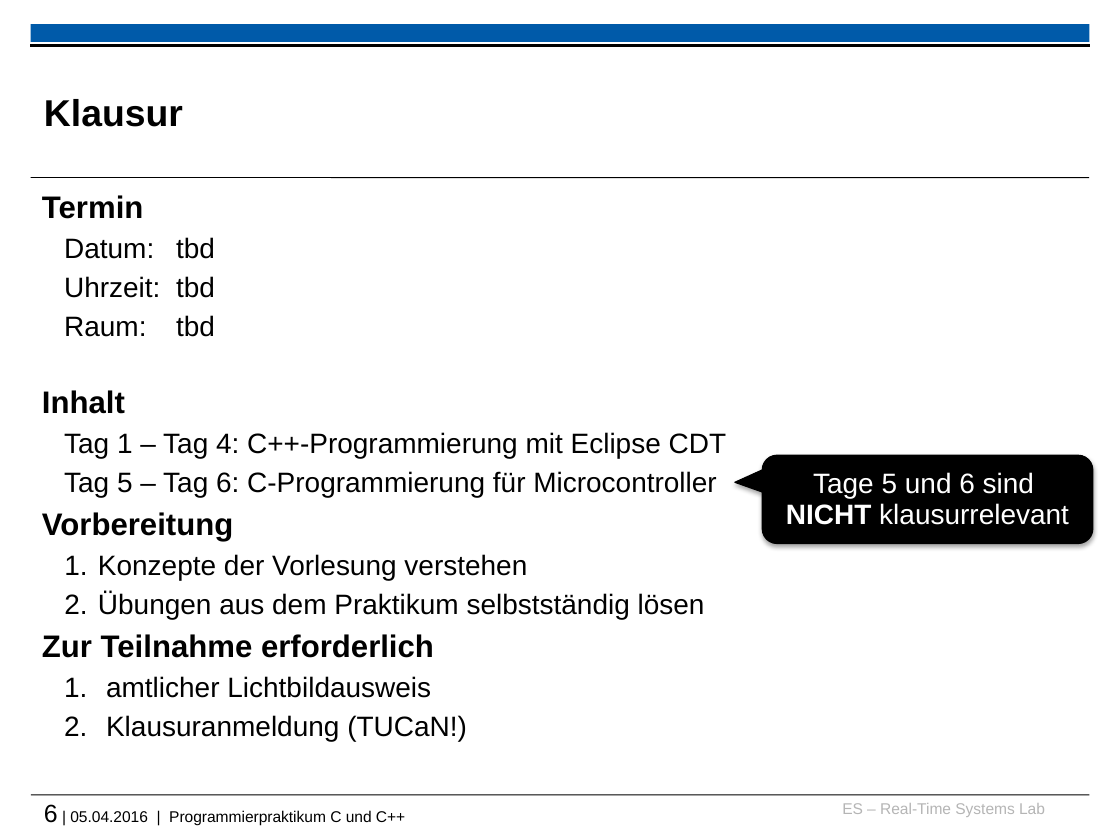
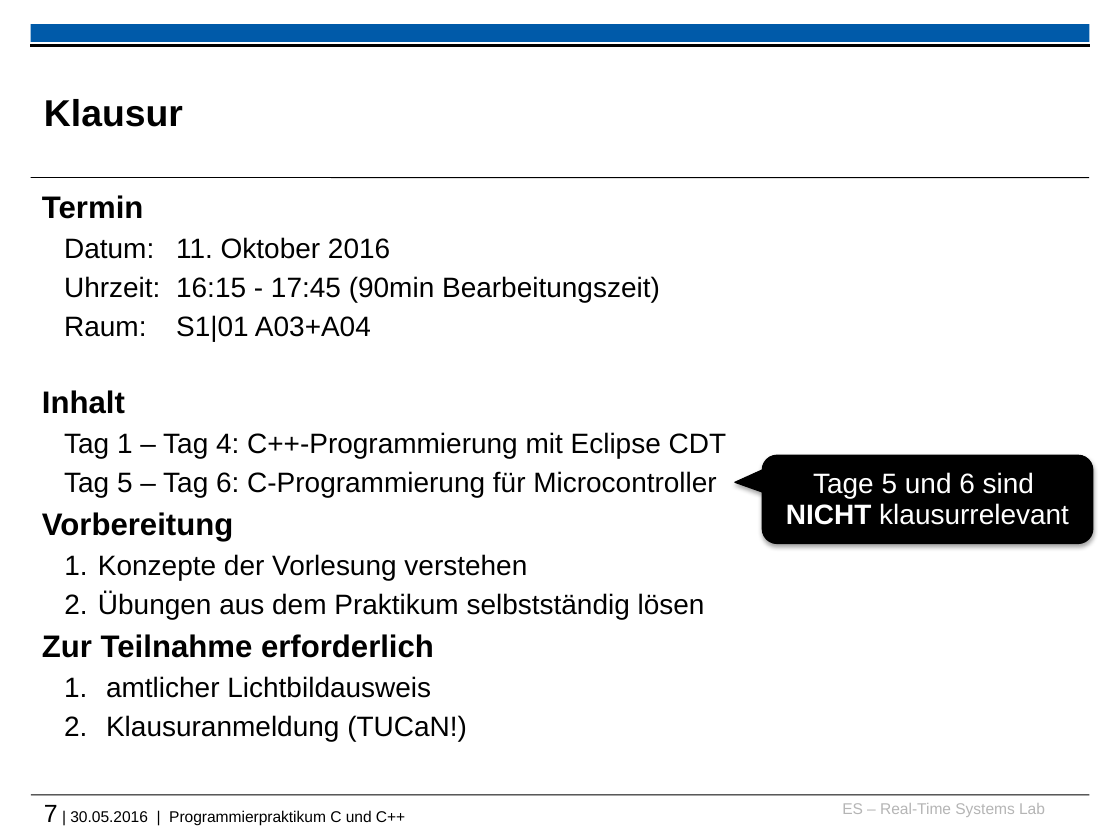
Before and after one commit to h82k/tud-cppp, a slide deck: slide 7 of cppp_lecture.pptx (slide 6 before the commit). Drawn at 1120x840 pixels with LibreOffice and Linux fonts; fonts in the diff are those of the drawing; background and template pictures are left out. Boxes give left, top, right and bottom in pixels: in the first picture for what was removed or moved away, otherwise in the second. Text is boxed around its words. In the diff, an @@ line names an element or a change of style, - is before the commit and + after.

```diff
--- a/cppp_lecture.pptx
+++ b/cppp_lecture.pptx
@@ text at (64, 237, 660, 341): text changed @@
-  Datum: tbd
-  Uhrzeit: tbd
-  Raum: tbd
+  Datum: 11. Oktober 2016
+  Uhrzeit: 16:15 - 17:45 (90min Bearbeitungszeit)
+  Raum: S1|01 A03+A04
@@ text at (44, 805, 405, 825): text changed @@
-6 | 05.04.2016 | Programmierpraktikum C und C++
+7 | 30.05.2016 | Programmierpraktikum C und C++
```
Also in this commit, not shown: 80 other slides changed, 20 slides added, 14 slides removed, 1 other file.
